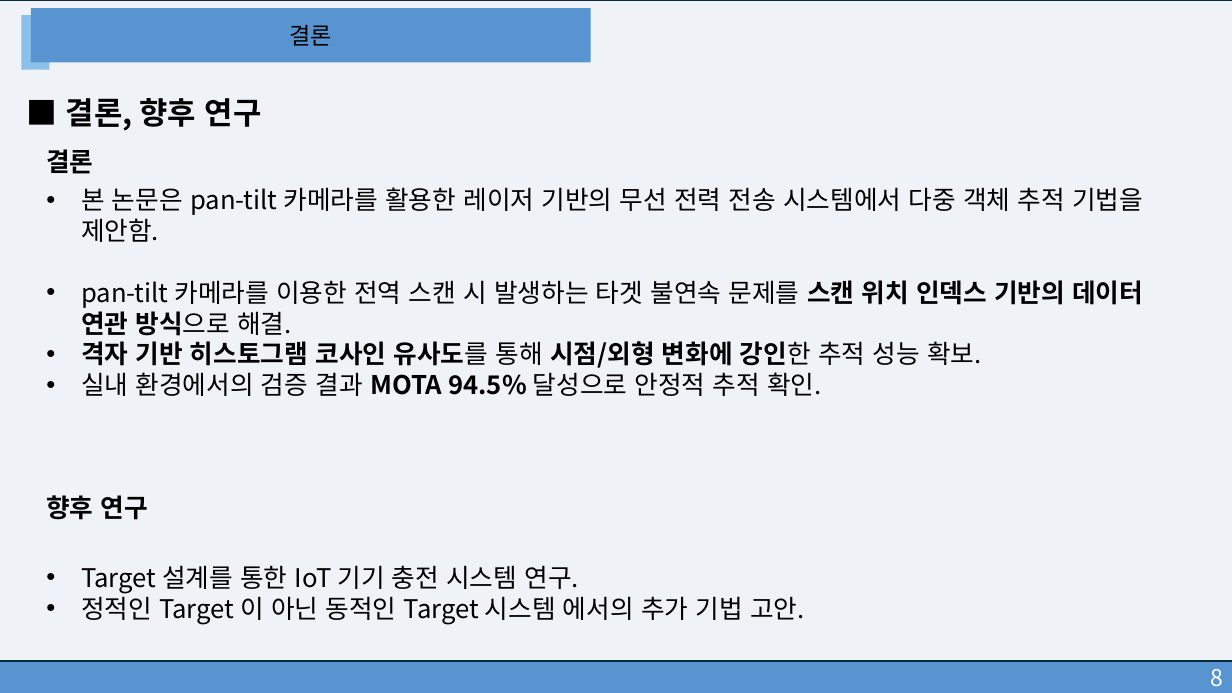
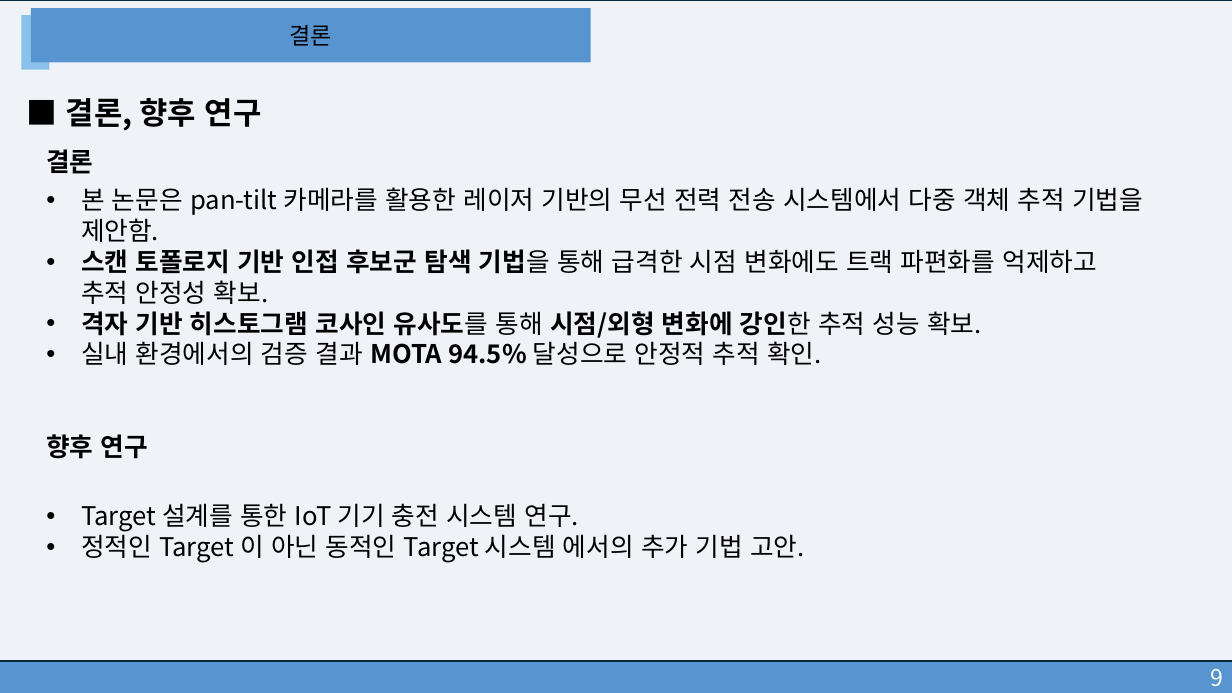
Before and after one commit to leontnhaps/DLC_system_model, a slide deck: slide 11 of Docs/광무선 전력 전송을 위한 Pan-Tilt 카메라 스캔 시스템에서 다중 객체 추적기법.pptx (slide 10 before the commit). Drawn at 1232x693 pixels with LibreOffice and Linux fonts; fonts in the diff are those of the drawing. Boxes give left, top, right and bottom in pixels: in the first picture for what was removed or moved away, otherwise in the second. Text is boxed around its words. In the diff, an @@ line names an element or a change of style, - is before the commit and + after.

Commit message:
refactor(mot): 중복 후보 제거, 4가지 비교 방식 구현 및 Grid 설정 개선 - hungarian_final: Type 3/5 제거, threshold 0.5 통일, GRID_SIZE 상수 추가 - comparison_test: 4가지 비교 (Grid/NoGrid × Spatial/Temporal), track merge 적용 - docs: 발표 피드백 반영하여 PPT 업데이트

```diff
--- a/Docs/광무선 전력 전송을 위한 Pan-Tilt 카메라 스캔 시스템에서 다중 객체 추적기법.pptx
+++ b/Docs/광무선 전력 전송을 위한 Pan-Tilt 카메라 스캔 시스템에서 다중 객체 추적기법.pptx
@@ text at box(81, 249, 1097, 304): text changed @@
-• pan-tilt 카메라를 이용한 전역 스캔 시 발생하는 타겟 불연속 문제를 스캔 위치 인덱스 기반의 데이터 연관 방식으로 해결.
+• 스캔 토폴로지 기반 인접 후보군 탐색 기법을 통해 급격한 시점 변화에도 트랙 파편화를 억제하고 추적 안정성 확보.
@@ text in rectangle at box(1210, 669, 1223, 687): text changed @@
-8
+9
```
Also in this commit, not shown: 4 other slides changed, 4 slides added, 3 slides removed, 2 other files.
